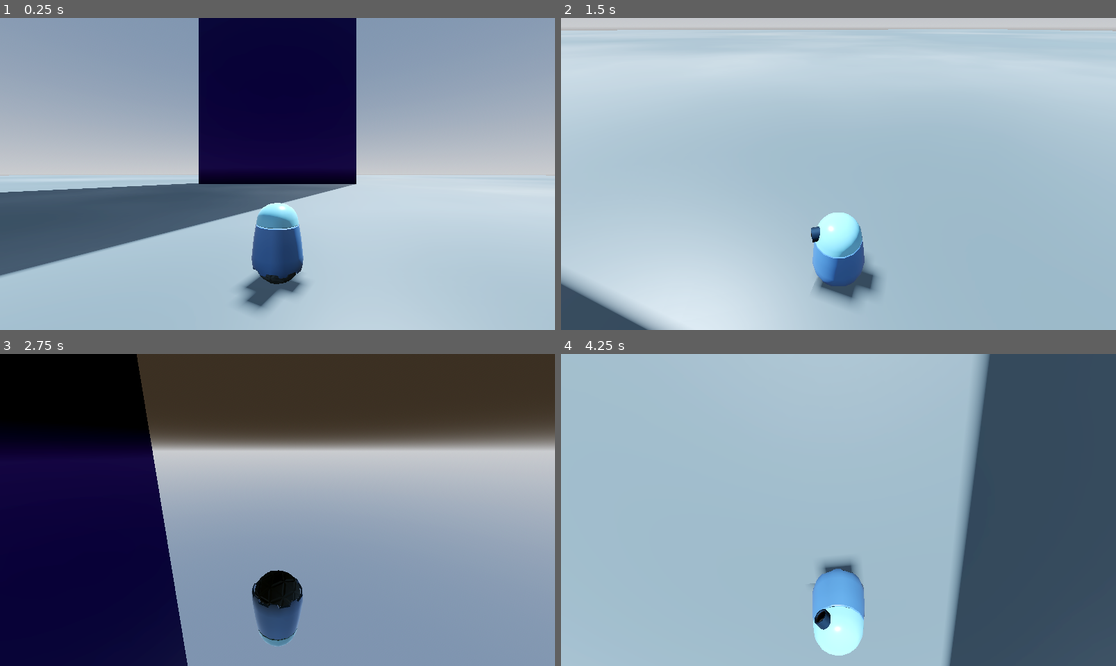
Above: before the commit, frames 1-4 (two rows, left to right).
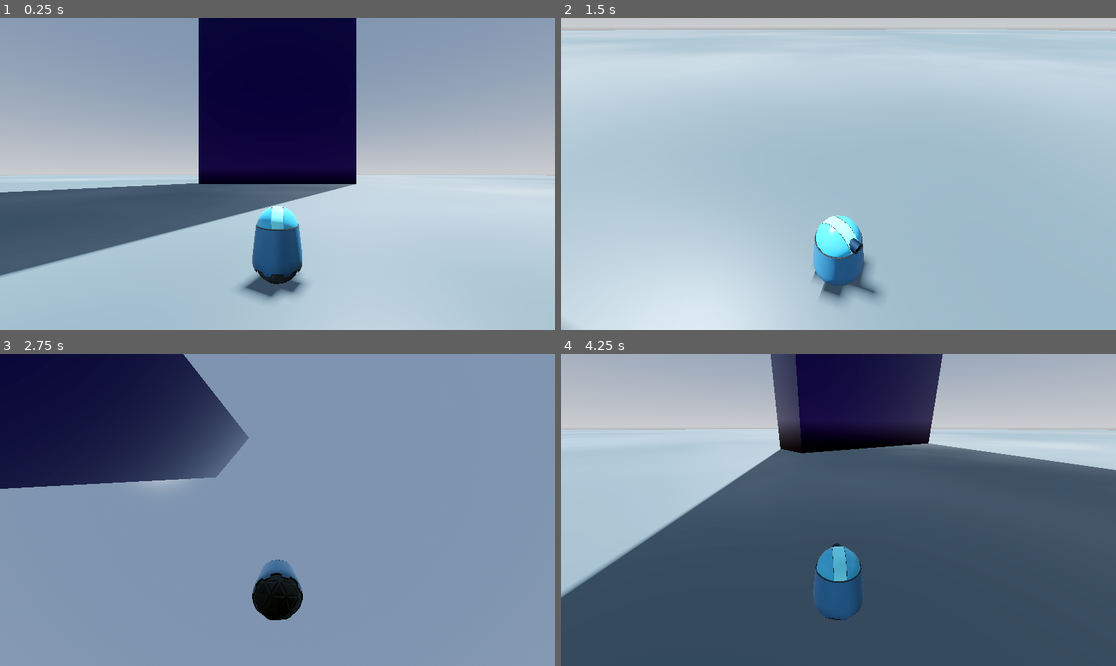
Above: after the commit, the same moments.

Repository: TristanCherrier/mcg-2026-groupe-4
Game: Godot game, scene res://main.tscn
Two runs of this game, one before a commit and one after it. Both use one fixed random seed, a clock stepped at 60 frames per second and the inputs below.
Inputs (mouse positions are in pixels of both pictures, inside the frame that each line leads up to):
- Up to frame 1 (0.25 s): no input
- Up to frame 2 (1.5 s): tap Enter at 0.5 s; move the mouse to (960, 158) at 0.52 s; hold D (Roll_Right) 0.53-1.28 s; move the mouse to (727, 189) at 1.27 s; hold S (Roll_Back) from 1.28 s (still down)
- Up to frame 3 (2.75 s): move the mouse to (333, 441) at 2.02 s; release S (Roll_Back) at 2.03 s; hold D (Roll_Right) from 2.03 s (still down)
- Up to frame 4 (4.25 s): move the mouse to (810, 572) at 2.77 s; release D (Roll_Right) at 2.78 s; hold W (Roll_Forward) 2.78-3.53 s; move the mouse to (1005, 556) at 3.52 s; hold A (Roll_Left) from 3.53 s (still down)

The runs differ from the first frame. In frame 1, 0.9% of the frame differs, in the area x 43-55%, y 59-95%; in frame 2, 3.3%; in frame 3, 67%, in the area x 0-100%, y 0-100%; in frame 4, 65%.

Commit message:
amelioration du robot (camera et physiques)

Diff:
--- /dev/null
+++ b/Phys_Materials/pm_robot_body.tres
@@ -0,0 +1,6 @@
+[gd_resource type="PhysicsMaterial" format=3 uid="uid://bxmmdfnlf2jt1"]
+
+[resource]
+friction = 0.0
+bounce = 0.5
+absorbent = true
--- a/Scripts/ball_rb.gd
+++ b/Scripts/robot.gd
@@ -3,15 +3,27 @@
 @export
 var CamNode : Node3D
 
+var going : bool
+
 func _ready() -> void:
 	pass # Replace with function body.
 
 func _integrate_forces(state: PhysicsDirectBodyState3D) -> void:
+	going = false
 	if Input.is_action_pressed("Roll_Forward"):
 		apply_torque(-CamNode.global_basis.x * (angular_damp + 1))
+		going = true
 	if Input.is_action_pressed("Roll_Back"):
 		apply_torque(CamNode.global_basis.x * (angular_damp + 1))
+		going = true
 	if Input.is_action_pressed("Roll_Left"):
 		apply_torque(CamNode.global_basis.z * (angular_damp + 1))
+		going = true
 	if Input.is_action_pressed("Roll_Right"):
 		apply_torque(-CamNode.global_basis.z * (angular_damp + 1))
+		going = true
+
+	if going:
+		lock_rotation = false
+	else:
+		lock_rotation = true
--- a/Scripts/robot_cam.gd
+++ b/Scripts/robot_cam.gd
@@ -1,9 +1,16 @@
 extends Node3D
+
+@export
+var Head : Node3D
+@export
+var Head2 : Node3D
 
 var rotY : float
 var rotX : float
 var smooth_rotY : float
 var smooth_rotX : float
+var smoother_rotY : float
+var smoother_rotX : float
 var mouse_motion : Vector2
 
 # Called when the node enters the scene tree for the first time.
@@ -19,8 +26,13 @@
 	mouse_motion = Vector2.ZERO
 	smooth_rotY = lerpf(smooth_rotY, rotY, 0.3)
 	smooth_rotX = lerpf(smooth_rotX, rotX, 0.3)
+	smoother_rotY = lerpf(smoother_rotY, rotY, 0.1)
 	rotate_y(-smooth_rotY)
+	Head.rotate_y(-smoother_rotY)
 	$cam_subNode.rotate_object_local(Vector3.RIGHT,-smooth_rotX)
+	$cam_subNode.rotation_degrees.x = min(80,max(-60, $cam_subNode.rotation_degrees.x))
+	Head2.rotation_degrees.x = lerpf(Head2.rotation_degrees.x, $cam_subNode.rotation_degrees.x, 0.1)
+	Head2.rotation_degrees.x = min(80,max(-2, Head2.rotation_degrees.x))
 	rotY = 0
 	rotX = 0
 
--- a/main.tscn
+++ b/main.tscn
@@ -1,7 +1,6 @@
 [gd_scene format=3 uid="uid://bom1ef41jsxwu"]
 
 [ext_resource type="Material" uid="uid://doxjrqjvofjfr" path="res://Materials/floor.tres" id="1_ig7tw"]
-[ext_resource type="Script" uid="uid://cmaqtmp273qpo" path="res://Scripts/robot_cam.gd" id="3_h2yge"]
 [ext_resource type="PackedScene" uid="uid://dn1a0psrdpmyg" path="res://robot.tscn" id="4_1bvp3"]
 
 [sub_resource type="ProceduralSkyMaterial" id="ProceduralSkyMaterial_7dm0k"]
@@ -57,6 +56,7 @@
 
 [node name="Monolith" type="StaticBody3D" parent="." unique_id=1397754345]
 transform = Transform3D(1, 0, 0, 0, 1, 0, 0, 0, 1, 0, 14.268544, 0)
+metadata/_edit_group_ = true
 
 [node name="MeshInstance3D" type="MeshInstance3D" parent="Monolith" unique_id=997238360]
 mesh = SubResource("BoxMesh_h2yge")
@@ -68,20 +68,5 @@
 [node name="cam_target" type="Node3D" parent="." unique_id=1650192674]
 transform = Transform3D(1, 0, 0, 0, 1, 0, 0, 0, 1, 0, 12.543671, 17.603008)
 
-[node name="Robot" parent="." unique_id=957209711 instance=ExtResource("4_1bvp3")]
+[node name="Robot" parent="." unique_id=317561797 instance=ExtResource("4_1bvp3")]
 transform = Transform3D(1, 0, 0, 0, 1, 0, 0, 0, 1, 0, 0.15002039, 10.349202)
-
-[node name="ball_rb" parent="Robot" index="0" unique_id=1427333599 node_paths=PackedStringArray("CamNode")]
-angular_damp = 100.0
-CamNode = NodePath("../body_rb/cam_node")
-
-[node name="cam_node" type="Node3D" parent="Robot/body_rb" parent_id_path=PackedInt32Array(957209711, 1075911092) index="3" unique_id=302605313]
-script = ExtResource("3_h2yge")
-
-[node name="cam_subNode" type="Node3D" parent="Robot/body_rb/cam_node" unique_id=1944482211]
-
-[node name="RobotCam" type="Camera3D" parent="Robot/body_rb/cam_node/cam_subNode" unique_id=1358367430]
-transform = Transform3D(1, 0, 0, 0, 1, 0, 0, 0, 1, 0, 0.4076464, 0.9859104)
-current = true
-
-[editable path="Robot"]
--- a/robot.tscn
+++ b/robot.tscn
@@ -1,10 +1,13 @@
 [gd_scene format=3 uid="uid://dn1a0psrdpmyg"]
 
 [ext_resource type="PhysicsMaterial" uid="uid://cgmdivt82aw86" path="res://Phys_Materials/pm_robot_ball.tres" id="1_dfm56"]
-[ext_resource type="Script" uid="uid://bt3jli15au83j" path="res://Scripts/ball_rb.gd" id="2_7xofo"]
+[ext_resource type="Script" uid="uid://bt3jli15au83j" path="res://Scripts/robot.gd" id="2_7xofo"]
 [ext_resource type="PackedScene" uid="uid://c1i6u8fh3ab6n" path="res://Imports/robot_ball.glb" id="2_yhfw1"]
 [ext_resource type="PackedScene" uid="uid://dcpya1ejwsnck" path="res://Imports/robot_body.glb" id="3_ru5oq"]
 [ext_resource type="PackedScene" uid="uid://bxx0biypbr7nx" path="res://Imports/robot_head.glb" id="4_7xofo"]
+[ext_resource type="PhysicsMaterial" uid="uid://bxmmdfnlf2jt1" path="res://Phys_Materials/pm_robot_body.tres" id="4_hvhn1"]
+[ext_resource type="PackedScene" uid="uid://bdly4b0y1rdqo" path="res://Imports/robot_head2.glb" id="6_bkaji"]
+[ext_resource type="Script" uid="uid://cmaqtmp273qpo" path="res://Scripts/robot_cam.gd" id="6_yyxj1"]
 
 [sub_resource type="SphereShape3D" id="SphereShape3D_ru5oq"]
 radius = 0.11
@@ -15,12 +18,13 @@
 
 [node name="Node3D" type="Node3D" unique_id=317561797]
 
-[node name="ball_rb" type="RigidBody3D" parent="." unique_id=1427333599]
-mass = 5.0
+[node name="ball_rb" type="RigidBody3D" parent="." unique_id=1427333599 node_paths=PackedStringArray("CamNode")]
+mass = 10.0
 physics_material_override = ExtResource("1_dfm56")
 can_sleep = false
 angular_damp = 100.0
 script = ExtResource("2_7xofo")
+CamNode = NodePath("../body_rb/cam_node")
 
 [node name="robot_ball" parent="ball_rb" unique_id=1729454176 instance=ExtResource("2_yhfw1")]
 
@@ -31,18 +35,34 @@
 [node name="body_rb" type="RigidBody3D" parent="." unique_id=1075911092]
 axis_lock_angular_x = true
 axis_lock_angular_z = true
+mass = 10.0
+physics_material_override = ExtResource("4_hvhn1")
 can_sleep = false
 angular_damp = 10.0
 
-[node name="robot_body" parent="body_rb" unique_id=1259254047 instance=ExtResource("3_ru5oq")]
+[node name="robot_body" parent="body_rb" unique_id=1425795593 instance=ExtResource("3_ru5oq")]
 
-[node name="robot_head" parent="body_rb" unique_id=2041386091 instance=ExtResource("4_7xofo")]
+[node name="robot_head" parent="body_rb" unique_id=1320634771 instance=ExtResource("4_7xofo")]
+
+[node name="robot_head2" parent="body_rb/robot_head" unique_id=318069149 instance=ExtResource("6_bkaji")]
+transform = Transform3D(1, 0, 0, 0, 1, 0, 0, 0, 1, 0, 0.151, 0)
 
 [node name="CollisionShape3D" type="CollisionShape3D" parent="body_rb" unique_id=1253267929]
 transform = Transform3D(1, 0, 0, 0, 1, 0, 0, 0, 1, 0, 0.08342457, 0)
 visible = false
 shape = SubResource("CapsuleShape3D_yyxj1")
 
+[node name="cam_node" type="Node3D" parent="body_rb" unique_id=259758962 node_paths=PackedStringArray("Head", "Head2")]
+script = ExtResource("6_yyxj1")
+Head = NodePath("../robot_head")
+Head2 = NodePath("../robot_head/robot_head2")
+
+[node name="cam_subNode" type="Node3D" parent="body_rb/cam_node" unique_id=1390316879]
+
+[node name="RobotCam" type="Camera3D" parent="body_rb/cam_node/cam_subNode" unique_id=297775819]
+transform = Transform3D(1, 0, 0, 0, 1, 0, 0, 0, 1, 0, 0.4076464, 0.9859104)
+current = true
+
 [node name="PinJoint3D" type="PinJoint3D" parent="." unique_id=1863421410]
 node_a = NodePath("../ball_rb")
 node_b = NodePath("../body_rb")
Binary file changed: Imports/robot_body.glb
Binary file changed: Imports/robot_head.glb
Binary file added: Imports/robot_head2.glb
Not shown, added: Imports/robot_head2.glb.import
Renamed: Scripts/ball_rb.gd.uid -> Scripts/robot.gd.uid
